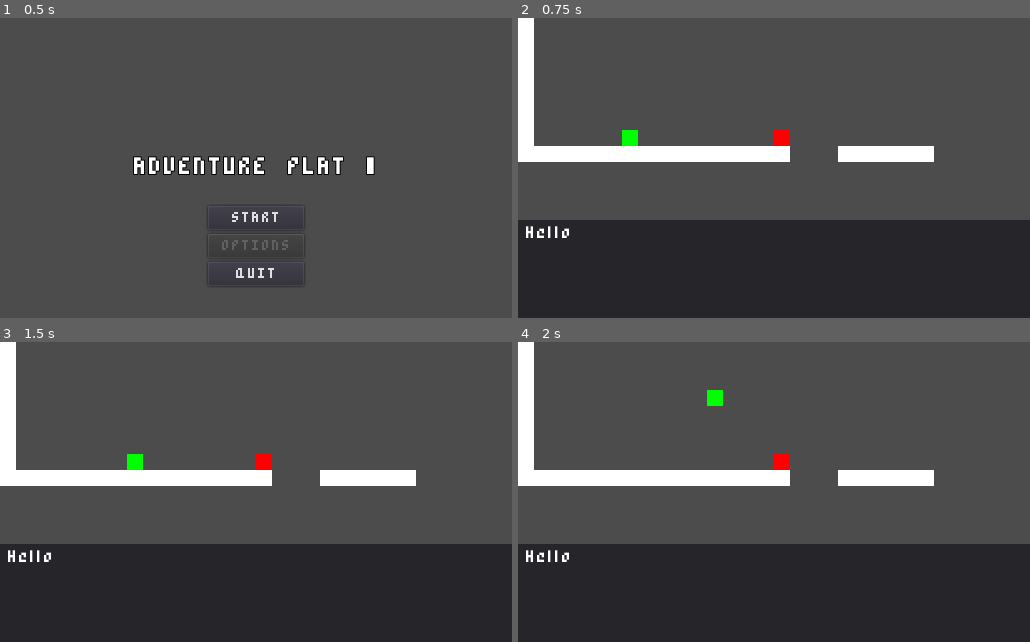
Above: before the commit, frames 1-4 (two rows, left to right).
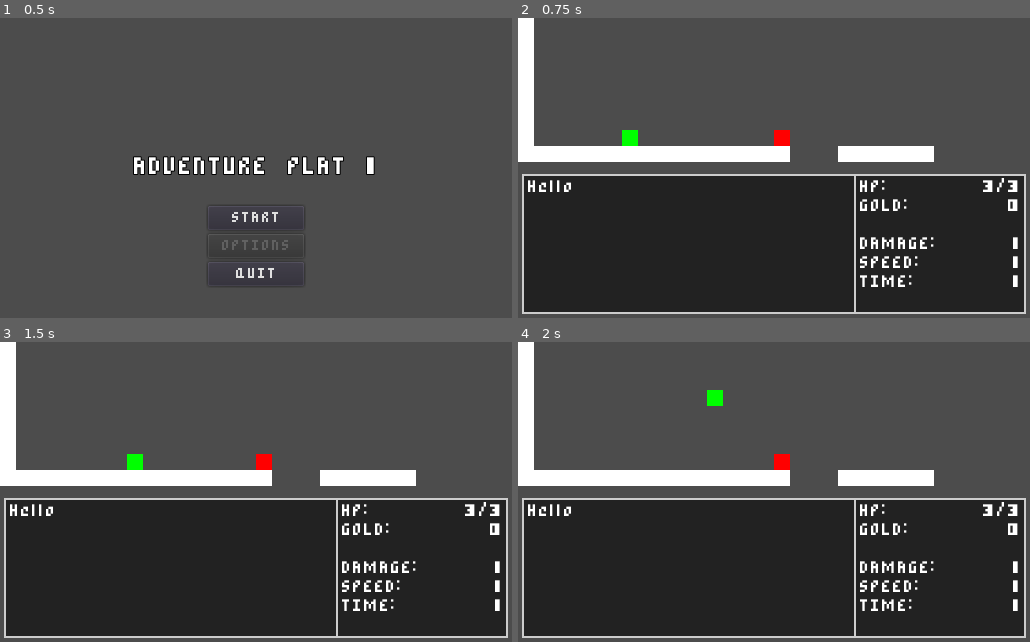
Above: after the commit, the same moments.

Repository: rodriguezric/Adventure-Plat-1
Game: Godot game, scene res://scenes/Main.tscn
Same seed, same stepped clock (60 frames per second), same inputs: the game is played once before the commit and once after it.
Inputs:
- Up to frame 1 (0.5 s): no input
- Up to frame 2 (0.75 s): click "START" at 0.5 s
- Up to frame 3 (1.5 s): tap Enter (ui_accept) at 1.25 s; hold D (move_right) from 1.28 s (still down); hold Shift (attack) from 1.28 s (still down)
- Up to frame 4 (2 s): keep holding D (move_right); keep holding Shift (attack); tap W (jump) at 1.52 s

Frame 1 is identical in both runs. In frame 2, 19% of the frame differs, in the area x 0-100%, y 52-100%; in frame 3, 19%; in frame 4, 19%.

Commit message:
starting hud

Diff:
--- a/scenes/World.tscn
+++ b/scenes/World.tscn
@@ -6,7 +6,21 @@
 [ext_resource path="res://scripts/Dialog.gd" type="Script" id=4]
 [ext_resource path="res://scenes/Projectile.tscn" type="PackedScene" id=5]
 
-[sub_resource type="RectangleShape2D" id=1]
+[sub_resource type="StyleBoxFlat" id=1]
+bg_color = Color( 0.133333, 0.133333, 0.133333, 1 )
+border_width_left = 2
+border_width_top = 2
+border_width_right = 2
+border_width_bottom = 2
+
+[sub_resource type="StyleBoxFlat" id=3]
+bg_color = Color( 0.133333, 0.133333, 0.133333, 1 )
+border_width_left = 2
+border_width_top = 2
+border_width_right = 2
+border_width_bottom = 2
+
+[sub_resource type="RectangleShape2D" id=2]
 extents = Vector2( 8, 8 )
 
 [node name="World" type="Node2D"]
@@ -45,42 +59,189 @@
 
 [node name="CenterContainer" type="CenterContainer" parent="UI/CanvasLayer/VBoxContainer"]
 margin_right = 512.0
-margin_bottom = 97.0
-size_flags_vertical = 3
-
-[node name="CenterContainer2" type="CenterContainer" parent="UI/CanvasLayer/VBoxContainer"]
-margin_top = 101.0
-margin_right = 512.0
-margin_bottom = 198.0
-size_flags_vertical = 3
-
-[node name="Panel" type="Panel" parent="UI/CanvasLayer/VBoxContainer"]
-margin_top = 202.0
+margin_bottom = 148.0
+size_flags_vertical = 3
+
+[node name="MarginContainer" type="MarginContainer" parent="UI/CanvasLayer/VBoxContainer"]
+margin_top = 152.0
 margin_right = 512.0
 margin_bottom = 300.0
 size_flags_horizontal = 3
 size_flags_vertical = 3
-__meta__ = {
-"_edit_use_anchors_": false
-}
-
-[node name="Text" type="RichTextLabel" parent="UI/CanvasLayer/VBoxContainer/Panel"]
+custom_constants/margin_right = 4
+custom_constants/margin_top = 4
+custom_constants/margin_left = 4
+custom_constants/margin_bottom = 4
+
+[node name="Panel" type="Panel" parent="UI/CanvasLayer/VBoxContainer/MarginContainer"]
+margin_left = 4.0
+margin_top = 4.0
+margin_right = 508.0
+margin_bottom = 144.0
+custom_styles/panel = SubResource( 1 )
+__meta__ = {
+"_edit_use_anchors_": false
+}
+
+[node name="HBoxContainer" type="HBoxContainer" parent="UI/CanvasLayer/VBoxContainer/MarginContainer/Panel"]
 anchor_right = 1.0
 anchor_bottom = 1.0
-margin_left = 8.0
+__meta__ = {
+"_edit_use_anchors_": false
+}
+
+[node name="MarginContainer" type="MarginContainer" parent="UI/CanvasLayer/VBoxContainer/MarginContainer/Panel/HBoxContainer"]
+margin_right = 328.0
+margin_bottom = 140.0
+size_flags_horizontal = 3
+size_flags_vertical = 3
+custom_constants/margin_right = 6
+custom_constants/margin_top = 6
+custom_constants/margin_left = 6
+custom_constants/margin_bottom = 6
+__meta__ = {
+"_edit_use_anchors_": false
+}
+
+[node name="Text" type="RichTextLabel" parent="UI/CanvasLayer/VBoxContainer/MarginContainer/Panel/HBoxContainer/MarginContainer"]
+margin_left = 6.0
 margin_top = 6.0
-margin_right = -12.0
-margin_bottom = -12.0
+margin_right = 322.0
+margin_bottom = 134.0
 script = ExtResource( 4 )
 __meta__ = {
 "_edit_use_anchors_": false
 }
+
+[node name="Panel" type="Panel" parent="UI/CanvasLayer/VBoxContainer/MarginContainer/Panel/HBoxContainer"]
+margin_left = 332.0
+margin_right = 504.0
+margin_bottom = 140.0
+rect_min_size = Vector2( 172, 0 )
+size_flags_vertical = 3
+custom_styles/panel = SubResource( 3 )
+
+[node name="MarginContainer" type="MarginContainer" parent="UI/CanvasLayer/VBoxContainer/MarginContainer/Panel/HBoxContainer/Panel"]
+anchor_right = 1.0
+anchor_bottom = 1.0
+size_flags_horizontal = 3
+size_flags_vertical = 3
+custom_constants/margin_right = 6
+custom_constants/margin_top = 6
+custom_constants/margin_left = 6
+custom_constants/margin_bottom = 6
+__meta__ = {
+"_edit_use_anchors_": false
+}
+
+[node name="VBoxContainer" type="VBoxContainer" parent="UI/CanvasLayer/VBoxContainer/MarginContainer/Panel/HBoxContainer/Panel/MarginContainer"]
+margin_left = 6.0
+margin_top = 6.0
+margin_right = 166.0
+margin_bottom = 134.0
+__meta__ = {
+"_edit_use_anchors_": false
+}
+
+[node name="HP" type="HBoxContainer" parent="UI/CanvasLayer/VBoxContainer/MarginContainer/Panel/HBoxContainer/Panel/MarginContainer/VBoxContainer"]
+margin_right = 160.0
+margin_bottom = 15.0
+
+[node name="Label" type="Label" parent="UI/CanvasLayer/VBoxContainer/MarginContainer/Panel/HBoxContainer/Panel/MarginContainer/VBoxContainer/HP"]
+margin_right = 119.0
+margin_bottom = 15.0
+size_flags_horizontal = 3
+text = "HP:"
+
+[node name="Value" type="Label" parent="UI/CanvasLayer/VBoxContainer/MarginContainer/Panel/HBoxContainer/Panel/MarginContainer/VBoxContainer/HP"]
+margin_left = 123.0
+margin_right = 160.0
+margin_bottom = 15.0
+text = "3/3"
+
+[node name="GOLD" type="HBoxContainer" parent="UI/CanvasLayer/VBoxContainer/MarginContainer/Panel/HBoxContainer/Panel/MarginContainer/VBoxContainer"]
+margin_top = 19.0
+margin_right = 160.0
+margin_bottom = 34.0
+
+[node name="Label" type="Label" parent="UI/CanvasLayer/VBoxContainer/MarginContainer/Panel/HBoxContainer/Panel/MarginContainer/VBoxContainer/GOLD"]
+margin_right = 144.0
+margin_bottom = 15.0
+size_flags_horizontal = 3
+text = "GOLD:"
+
+[node name="Value" type="Label" parent="UI/CanvasLayer/VBoxContainer/MarginContainer/Panel/HBoxContainer/Panel/MarginContainer/VBoxContainer/GOLD"]
+margin_left = 148.0
+margin_right = 160.0
+margin_bottom = 15.0
+text = "0"
+
+[node name="SPACER" type="HBoxContainer" parent="UI/CanvasLayer/VBoxContainer/MarginContainer/Panel/HBoxContainer/Panel/MarginContainer/VBoxContainer"]
+margin_top = 38.0
+margin_right = 160.0
+margin_bottom = 53.0
+
+[node name="Label" type="Label" parent="UI/CanvasLayer/VBoxContainer/MarginContainer/Panel/HBoxContainer/Panel/MarginContainer/VBoxContainer/SPACER"]
+margin_right = 160.0
+margin_bottom = 15.0
+size_flags_horizontal = 3
+
+[node name="DAMAGE" type="HBoxContainer" parent="UI/CanvasLayer/VBoxContainer/MarginContainer/Panel/HBoxContainer/Panel/MarginContainer/VBoxContainer"]
+margin_top = 57.0
+margin_right = 160.0
+margin_bottom = 72.0
+
+[node name="Label" type="Label" parent="UI/CanvasLayer/VBoxContainer/MarginContainer/Panel/HBoxContainer/Panel/MarginContainer/VBoxContainer/DAMAGE"]
+margin_right = 149.0
+margin_bottom = 15.0
+size_flags_horizontal = 3
+text = "DAMAGE:"
+
+[node name="Value" type="Label" parent="UI/CanvasLayer/VBoxContainer/MarginContainer/Panel/HBoxContainer/Panel/MarginContainer/VBoxContainer/DAMAGE"]
+margin_left = 153.0
+margin_right = 160.0
+margin_bottom = 15.0
+text = "1"
+
+[node name="SPEED" type="HBoxContainer" parent="UI/CanvasLayer/VBoxContainer/MarginContainer/Panel/HBoxContainer/Panel/MarginContainer/VBoxContainer"]
+margin_top = 76.0
+margin_right = 160.0
+margin_bottom = 91.0
+
+[node name="Label" type="Label" parent="UI/CanvasLayer/VBoxContainer/MarginContainer/Panel/HBoxContainer/Panel/MarginContainer/VBoxContainer/SPEED"]
+margin_right = 149.0
+margin_bottom = 15.0
+size_flags_horizontal = 3
+text = "SPEED:"
+
+[node name="Value" type="Label" parent="UI/CanvasLayer/VBoxContainer/MarginContainer/Panel/HBoxContainer/Panel/MarginContainer/VBoxContainer/SPEED"]
+margin_left = 153.0
+margin_right = 160.0
+margin_bottom = 15.0
+text = "1"
+
+[node name="TIME" type="HBoxContainer" parent="UI/CanvasLayer/VBoxContainer/MarginContainer/Panel/HBoxContainer/Panel/MarginContainer/VBoxContainer"]
+margin_top = 95.0
+margin_right = 160.0
+margin_bottom = 110.0
+
+[node name="Label" type="Label" parent="UI/CanvasLayer/VBoxContainer/MarginContainer/Panel/HBoxContainer/Panel/MarginContainer/VBoxContainer/TIME"]
+margin_right = 149.0
+margin_bottom = 15.0
+size_flags_horizontal = 3
+text = "TIME:"
+
+[node name="Value" type="Label" parent="UI/CanvasLayer/VBoxContainer/MarginContainer/Panel/HBoxContainer/Panel/MarginContainer/VBoxContainer/TIME"]
+margin_left = 153.0
+margin_right = 160.0
+margin_bottom = 15.0
+text = "1"
 
 [node name="HazzardTest" type="Area2D" parent="."]
 position = Vector2( 264, 120 )
 
 [node name="CollisionShape2D" type="CollisionShape2D" parent="HazzardTest"]
-shape = SubResource( 1 )
+shape = SubResource( 2 )
 
 [node name="Polygon2D" type="Polygon2D" parent="HazzardTest"]
 color = Color( 1, 0, 0, 1 )
--- a/scripts/World.gd
+++ b/scripts/World.gd
@@ -1,7 +1,7 @@
 extends Node2D
 
 
-onready var dialog = $UI/CanvasLayer/VBoxContainer/Panel/Text
+onready var dialog = $UI/CanvasLayer/VBoxContainer/MarginContainer/Panel/HBoxContainer/MarginContainer/Text
 onready var player = $Player
 
 func _ready() -> void:
Not shown: 1 places in scenes/World.tscn that only renumber resources
